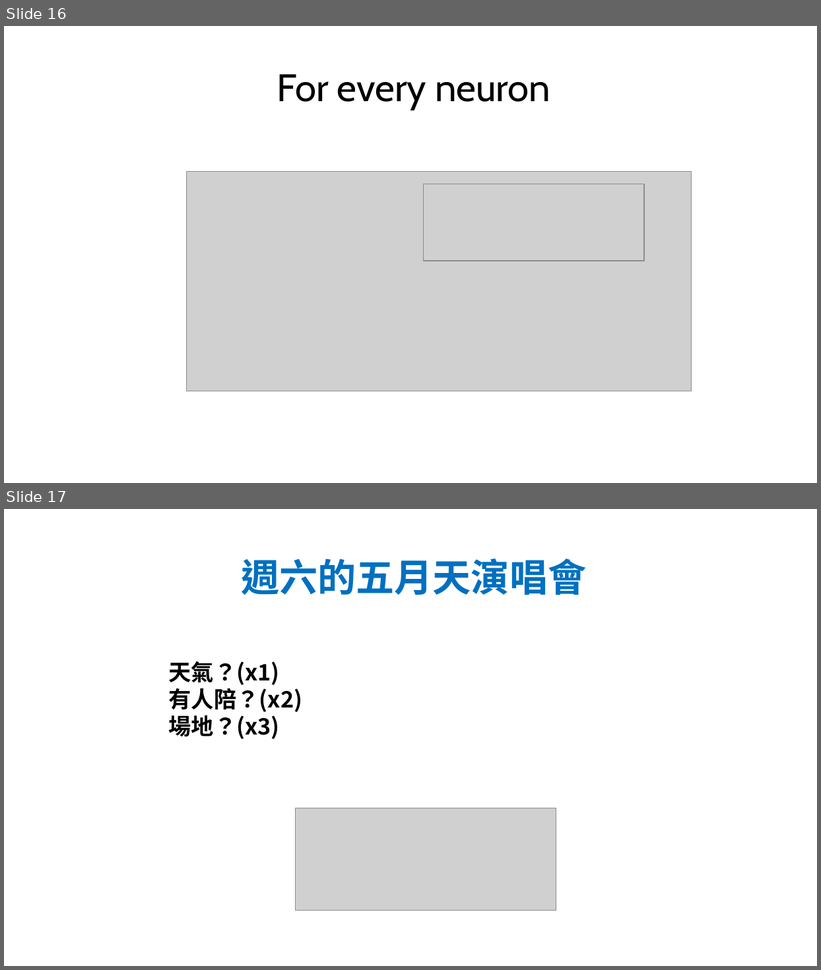
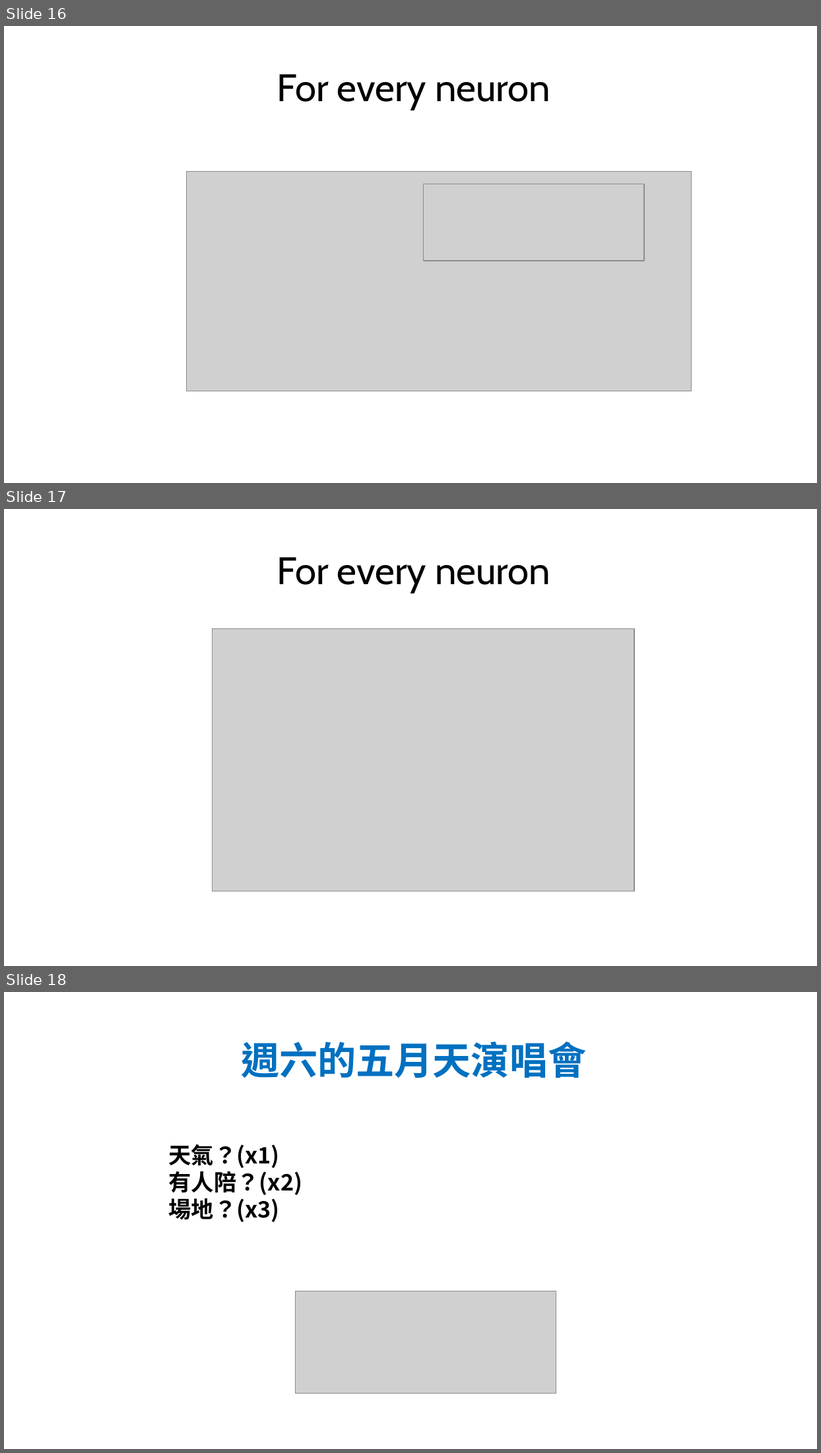
Before and after one commit to joshhu/cht_pytorch_201910, a slide deck: 02 - Neural Network.pptx. Shown one above the other, each under a label of ours: slides 16 and 17 before the commit, slides 16, 17 and 18 after it. The pictures are 821x970 and 821x1453 pixels, drawn with LibreOffice and Linux fonts; fonts in the diff are those of the drawing; grey boxes stand for pictures. Boxes give left, top, right and bottom in pixels: in the first picture for what was removed or moved away, otherwise in the second. Text is boxed around its words. In the diff, an @@ line names an element or a change of style, - is before the commit and + after.

```diff
--- a/02 - Neural Network.pptx
+++ b/02 - Neural Network.pptx
@@ slide 17 added at bbox=[4, 509, 817, 966], background #FFFFFF @@
@@ title added at bbox=[277, 557, 550, 593], 34 pt, text #000000 @@
+For every neuron
@@ picture added at bbox=[212, 628, 634, 891] @@
@@ what was slide 17 is now slide 18 @@
```
Also in this commit, not shown: 4 slides changed, 15 other files.
